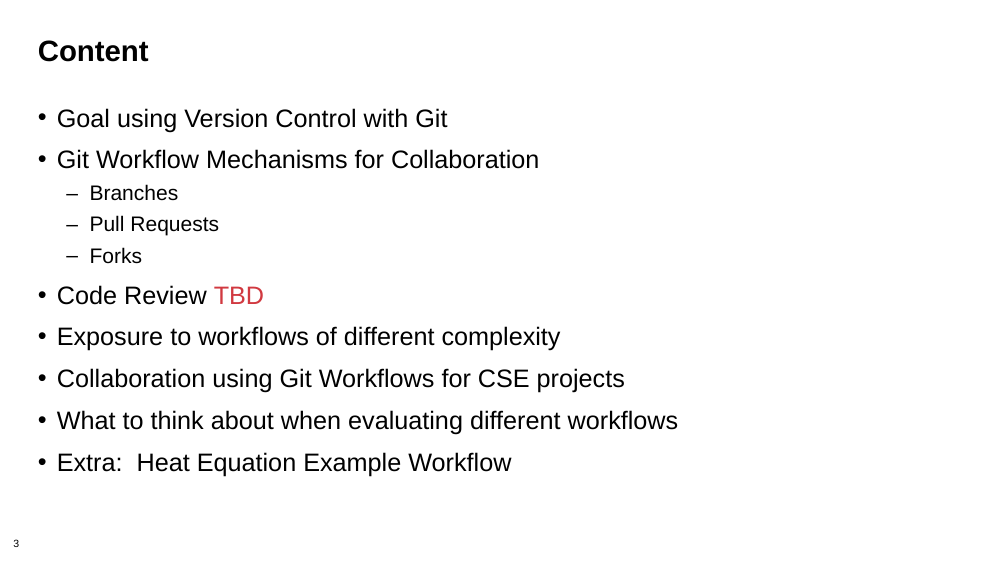
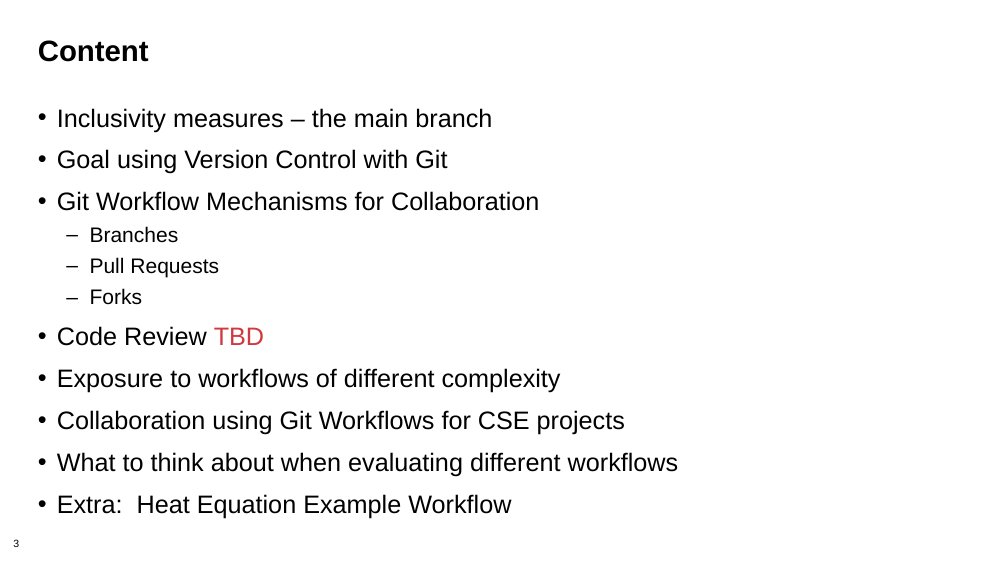
Before and after one commit to bssw-tutorial/presentations, a slide deck: slide 3 of git-workflows.pptx. Drawn at 1008x567 pixels with LibreOffice and Linux fonts; fonts in the diff are those of the drawing; background and template pictures are left out. Boxes give left, top, right and bottom in pixels: in the first picture for what was removed or moved away, otherwise in the second. Text is boxed around its words. In the diff, an @@ line names an element or a change of style, - is before the commit and + after.

Commit message:
First stab at explaining master vs. main

```diff
--- a/git-workflows.pptx
+++ b/git-workflows.pptx
@@ text at [57,108,492,132]: paragraph added @@
+• Inclusivity measures – the main branch
```
Also in this commit, not shown: 1 slide added.
